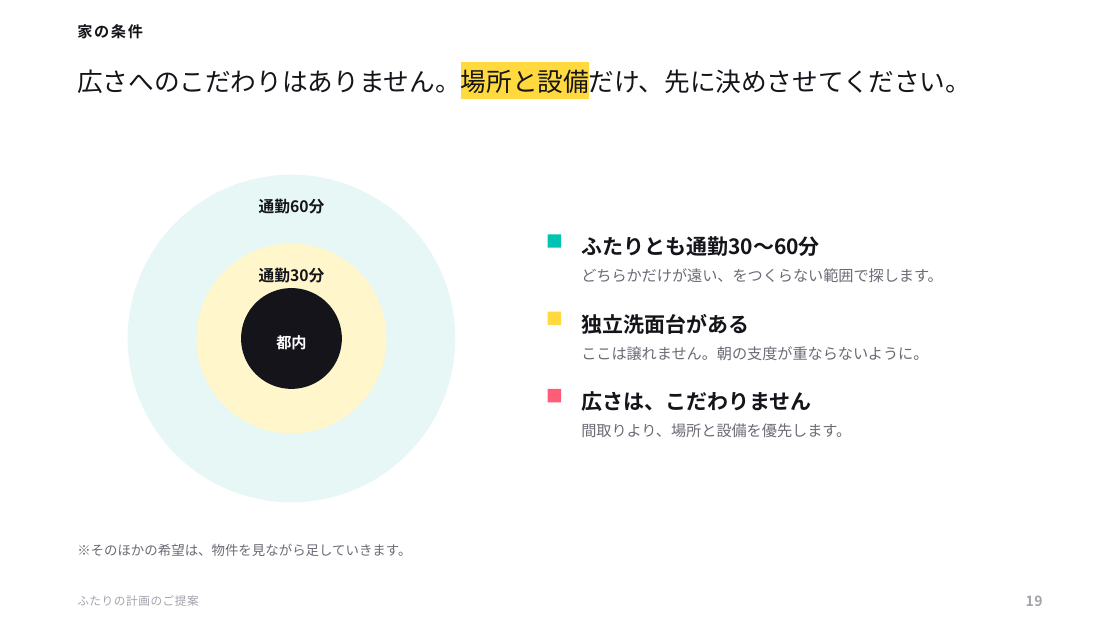
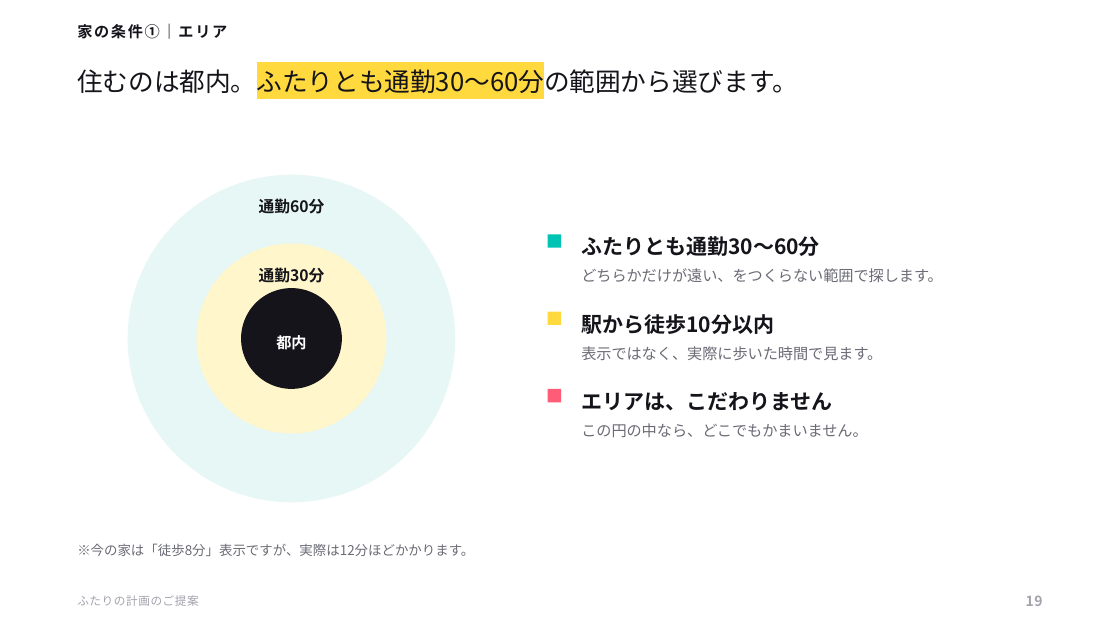
Before and after one commit to ayaka1933-glitch/portfolio, a slide deck: slide 19 of proposal/ふたりの計画のご提案.pptx. Drawn at 1120x630 pixels with LibreOffice and Linux fonts; fonts in the diff are those of the drawing. Boxes give left, top, right and bottom in pixels: in the first picture for what was removed or moved away, otherwise in the second. Text is boxed around its words. In the diff, an @@ line names an element or a change of style, - is before the commit and + after.

```diff
--- a/proposal/ふたりの計画のご提案.pptx
+++ b/proposal/ふたりの計画のご提案.pptx
@@ text at [77, 24, 227, 39]: text changed @@
-家の条件
+家の条件①｜エリア
@@ text at [77, 65, 797, 98]: text changed @@
-広さへのこだわりはありません。場所と設備だけ、先に決めさせてください。
+住むのは都内。ふたりとも通勤30〜60分の範囲から選びます。
@@ text at [581, 314, 774, 334]: text changed @@
-独立洗面台がある
+駅から徒歩10分以内
@@ text at [581, 346, 882, 360]: text changed @@
-ここは譲れません。朝の支度が重ならないように。
+表示ではなく、実際に歩いた時間で見ます。
@@ text at [581, 392, 832, 411]: text changed @@
-広さは、こだわりません
+エリアは、こだわりません
@@ text at [581, 423, 868, 437]: text changed @@
-間取りより、場所と設備を優先します。
+この円の中なら、どこでもかまいません。
@@ text at [77, 543, 474, 556]: text changed @@
-※そのほかの希望は、物件を見ながら足していきます。
+※今の家は「徒歩8分」表示ですが、実際は12分ほどかかります。
```
Also in this commit, not shown: 6 other slides changed, 1 slide added, 3 other files.
